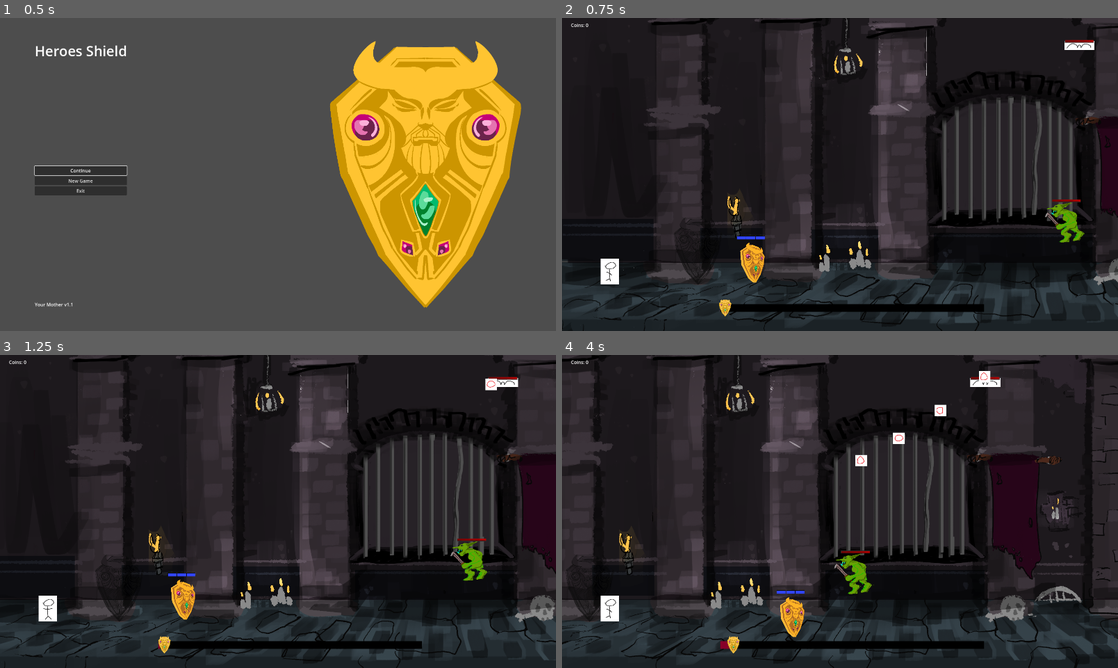
Above: before the commit, frames 1-4 (two rows, left to right).
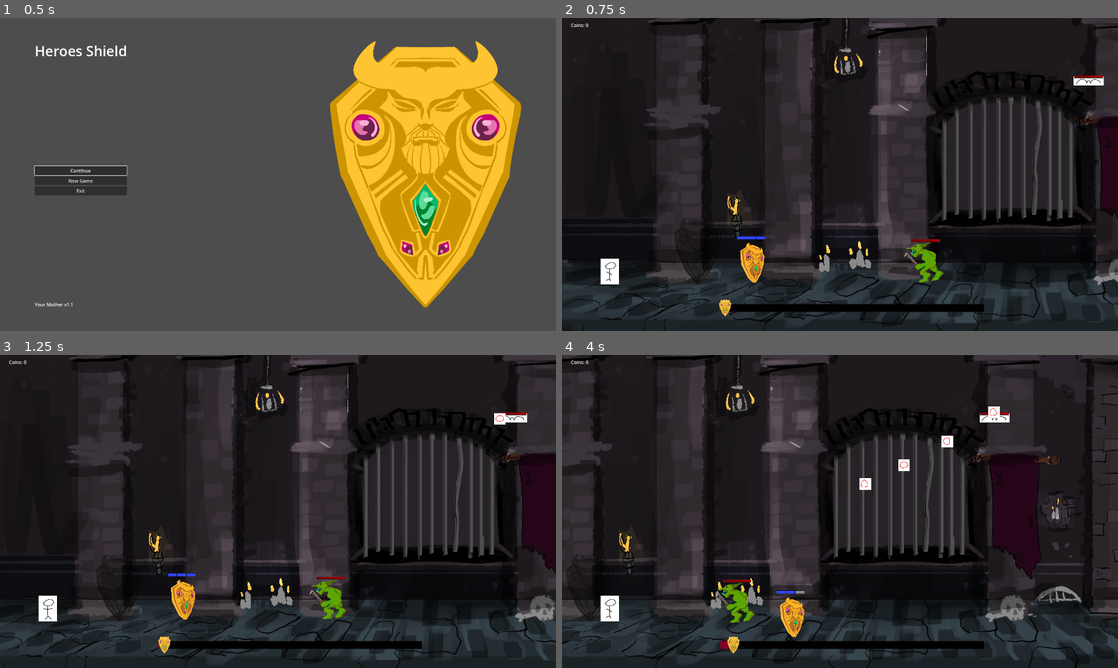
Above: after the commit, the same moments.

Repository: Cookie-Tin-Studios/Heroes-Shield
Game: Godot game, scene res://scenes/menu/main_menu.tscn
The game is run twice, just before and just after one commit, with the same random seed, the same clock (stepped at 60 frames per second) and the same inputs.
Inputs (mouse positions are in pixels of both pictures, inside the frame that each line leads up to):
- Up to frame 1 (0.5 s): no input
- Up to frame 2 (0.75 s): click "New Game" at 0.5 s
- Up to frame 3 (1.25 s): no input
- Up to frame 4 (4 s): move the mouse to (962, 495) at 1.27 s; hold Right (ui_right) 1.28-2.03 s; click (962, 495) at 1.35 s; move the mouse to (728, 527) at 2.02 s; hold Down (ui_down) 2.03-2.78 s; click (728, 527) at 2.1 s; move the mouse to (895, 442) at 2.77 s; hold Right (ui_right) 2.78-3.53 s; click (895, 442) at 2.85 s; move the mouse to (812, 574) at 3.52 s; hold Up (ui_up) from 3.53 s (still down); click (812, 574) at 3.6 s

Frame 1 is identical in both runs. In frame 2, 1.2% of the frame differs, in the area x 61-98%, y 6-85%; in frame 3, 1.3%; in frame 4, 1.8%, in the area x 27-81%, y 5-86%.

Commit message:
updated projectile to deal damage

Diff:
--- a/scenes/main.tscn
+++ b/scenes/main.tscn
@@ -54,13 +54,7 @@
 offset_bottom = 40.0
 
 [node name="Mob_bat" parent="." instance=ExtResource("6_cpf26")]
-position = Vector2(3592, 163)
+position = Vector2(3656, 408)
 
 [node name="Mob_melee" parent="." instance=ExtResource("7_4h8ak")]
-position = Vector2(3542, 1418)
-chase_speed = null
-shield_range = null
-attack_damage = null
-attack_cooldown = null
-max_health = null
-movement_speed = null
+position = Vector2(2569, 1696)
--- a/scripts/projectile.gd
+++ b/scripts/projectile.gd
@@ -1,24 +1,25 @@
 extends RigidBody2D
 
+@export var damage: int = 1  # Damage dealt by the projectile
+
 func _ready() -> void:
+	# Called when the projectile is added to the scene.
+	# Currently, no specific initialization is needed.
 	pass
 
 func _physics_process(_delta: float) -> void:
-	# Optionally, you can control velocity here if not set externally:
-	# linear_velocity = Vector2(projectile_speed, 0)
-	# or you might have already assigned linear_velocity in another script method
+	# This function runs every frame. If movement is not handled externally,
+	# you can set the projectile's velocity here (e.g., linear_velocity).
 	pass
 
-# Collision detection logic.
-# Only handles collisions with the idiot. Will need to be updated later to handle sheild collision.
+# Handles collision detection and damage application.
 func _on_body_entered(body: Node) -> void:
+	# Check if the collided body is a CharacterBody2D (e.g., Idiot_hero or Shield).
 	if body is CharacterBody2D:
-		# Both the sheild and the idiot are CharachterBody2D.
-		# This makes it so the game over only happens for idiot hits.
-		if body.name == "Idiot_hero":
-			# Game over. Just goes to the main menu for now.
-			get_tree().change_scene_to_file("res://scenes/menu/game_over.tscn")
-			# queue_free would remove the projectile if needed.
-			# I don't THINK we need this, since a hit is instant death. But if we
-			# decided against that later maybe with a powerup or something, it's here lol.
-			#queue_free()
+		# If the collided body has a take_damage method, deal damage to it.
+		if body.has_method("take_damage"):
+			body.take_damage(damage)  # Apply damage to the target.
+			print("Projectile hit ", body.name, " for ", damage, " damage.")
+
+		# Remove the projectile after it hits any target.
+		queue_free()
